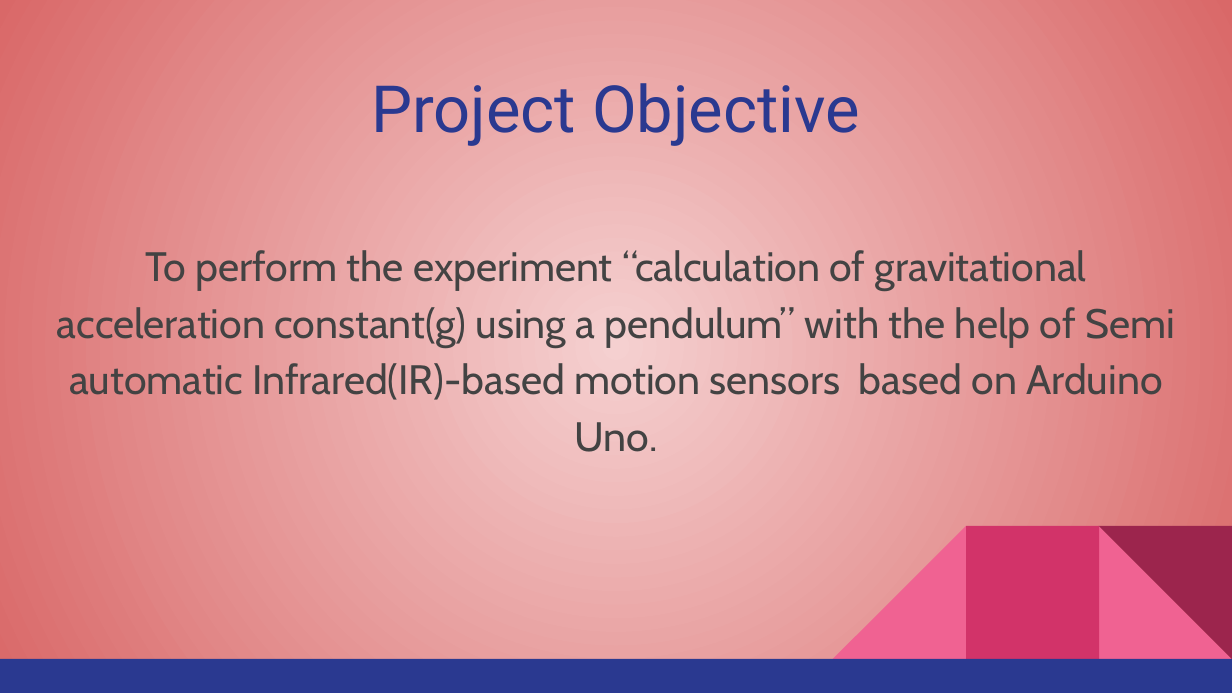
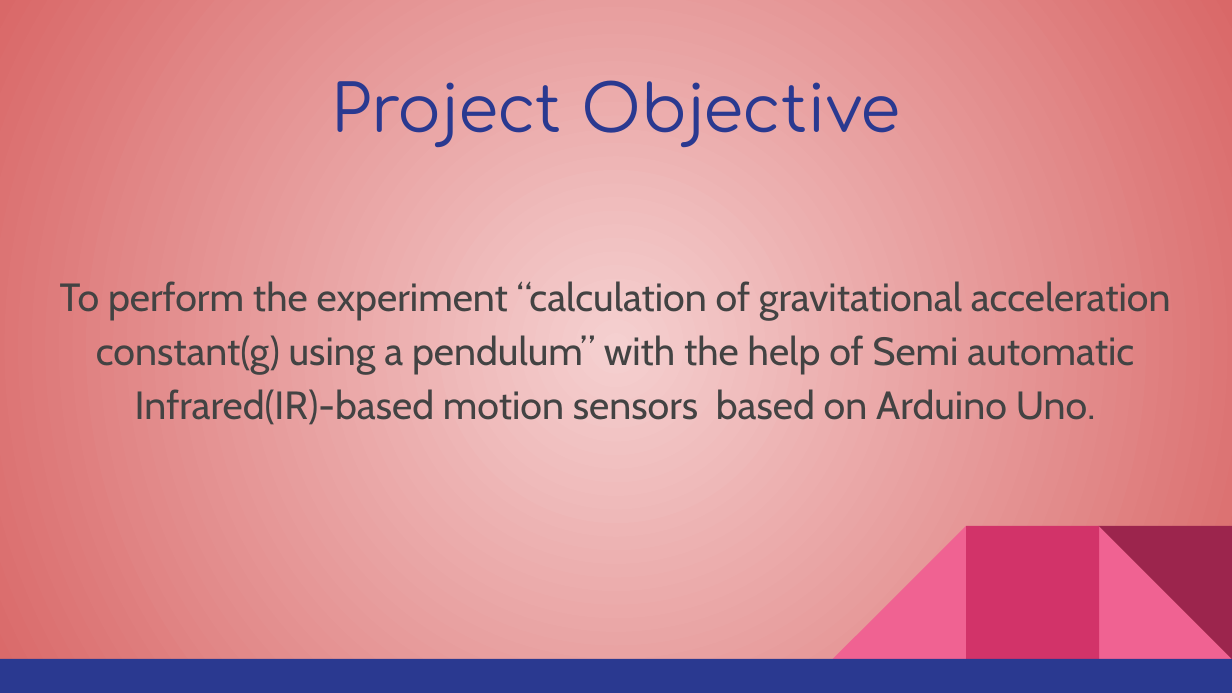
Before and after one commit to snehaljha/mini-project, a slide deck: slide 3 of EC 1309- Measurement & Instrumentation/MI Project Orig.pptx. Drawn at 1232x693 pixels with LibreOffice and Linux fonts; fonts in the diff are those of the drawing. Boxes give left, top, right and bottom in pixels: in the first picture for what was removed or moved away, otherwise in the second. Text is boxed around its words. In the diff, an @@ line names an element or a change of style, - is before the commit and + after.

```diff
--- a/EC 1309- Measurement & Instrumentation/MI Project Orig.pptx
+++ b/EC 1309- Measurement & Instrumentation/MI Project Orig.pptx
@@ title "Project Objective" at box(331, 80, 900, 147): font Roboto to Comfortaa @@
@@ text "To perform the experiment “calculation ..." at box(60, 281, 1171, 425): size 24 to 23 pt @@
```
Also in this commit, not shown: 14 other slides changed, 1 slide added, 1 slide removed, 2 other files.
